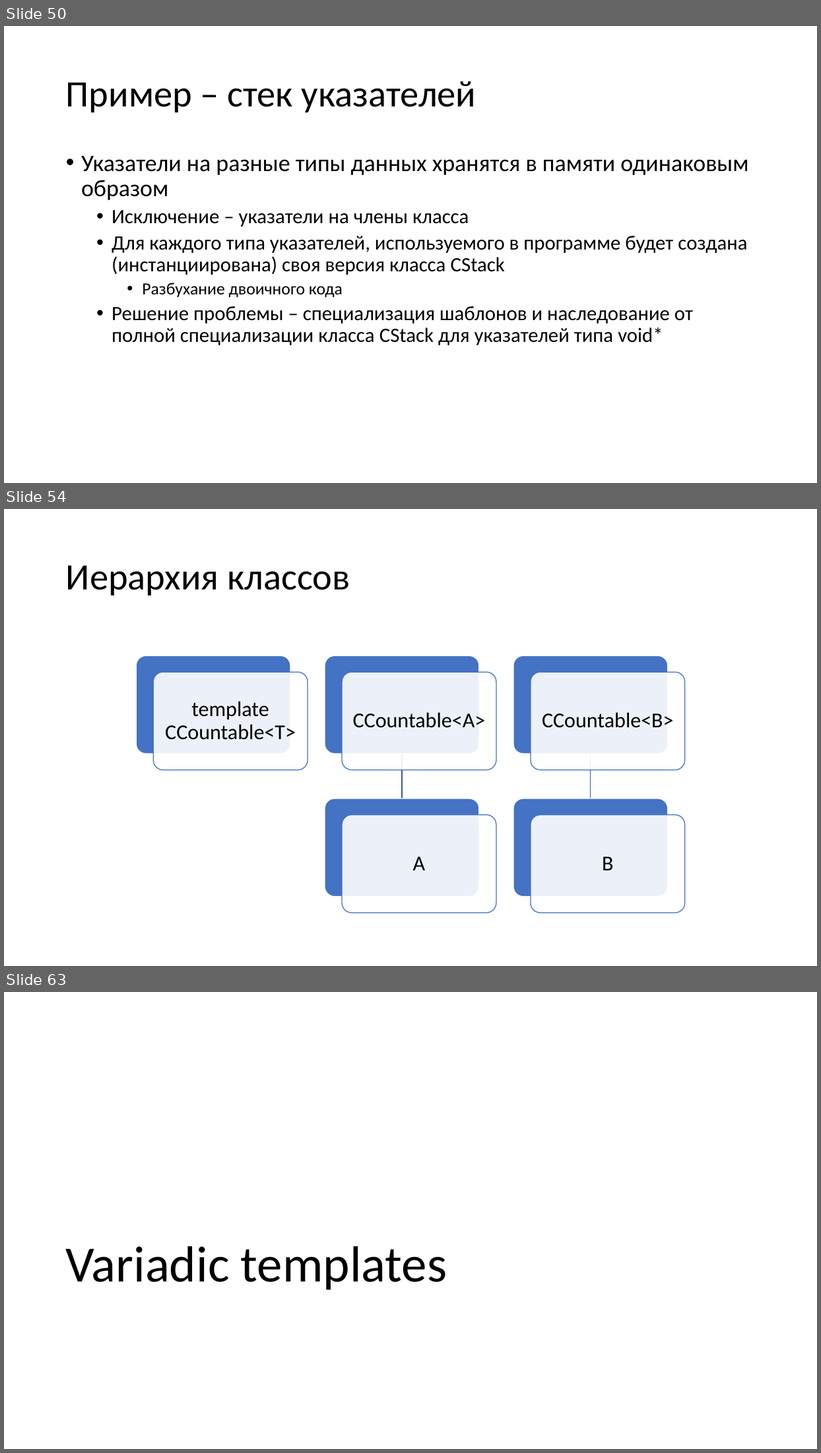
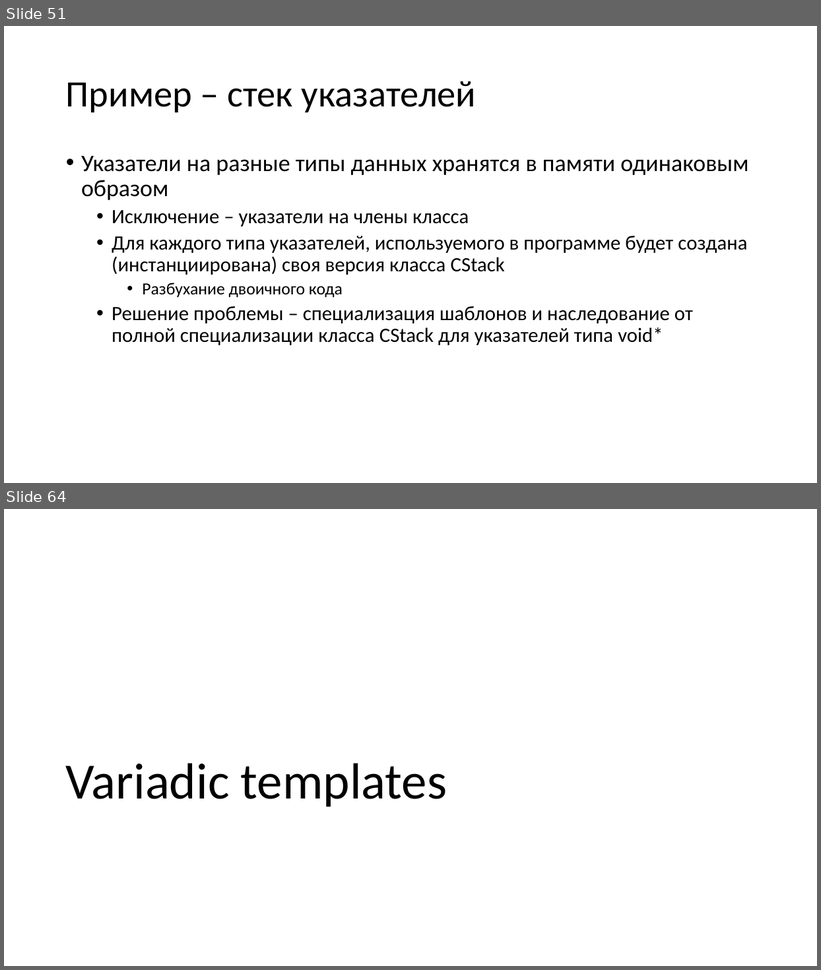
Before and after one commit to alexey-malov/oop, a slide deck: lectures/06/Обобщенное программирование, шаблоны.pptx. Shown one above the other, each under a label of ours: slides 50, 54 and 63 before the commit, slides 51 and 64 after it; the slides between them are not shown. The pictures are 821x1453 and 821x970 pixels, drawn with LibreOffice and Linux fonts; fonts in the diff are those of the drawing. Boxes give left, top, right and bottom in pixels: in the first picture for what was removed or moved away, otherwise in the second. Text is boxed around its words. In the diff, an @@ line names an element or a change of style, - is before the commit and + after.

```diff
--- a/lectures/06/Обобщенное программирование, шаблоны.pptx
+++ b/lectures/06/Обобщенное программирование, шаблоны.pptx
@@ slide 54 removed at (4,509,817,966), background #FFFFFF @@
@@ title removed at (66,565,350,595) @@
-Иерархия классов
@@ group removed at (137,656,685,914): 10 rounded rectangles, 5 texts, 2 freeform shapes @@
-template CCountable<T>
-CCountable<A>
-A
-CCountable<B>
-B
@@ what was slide 50 is now slide 51 @@
@@ what was slide 63 is now slide 64 @@
```
Also in this commit, not shown: 16 slides changed, 5 slides added, 3 other slides removed, 6 other files.
